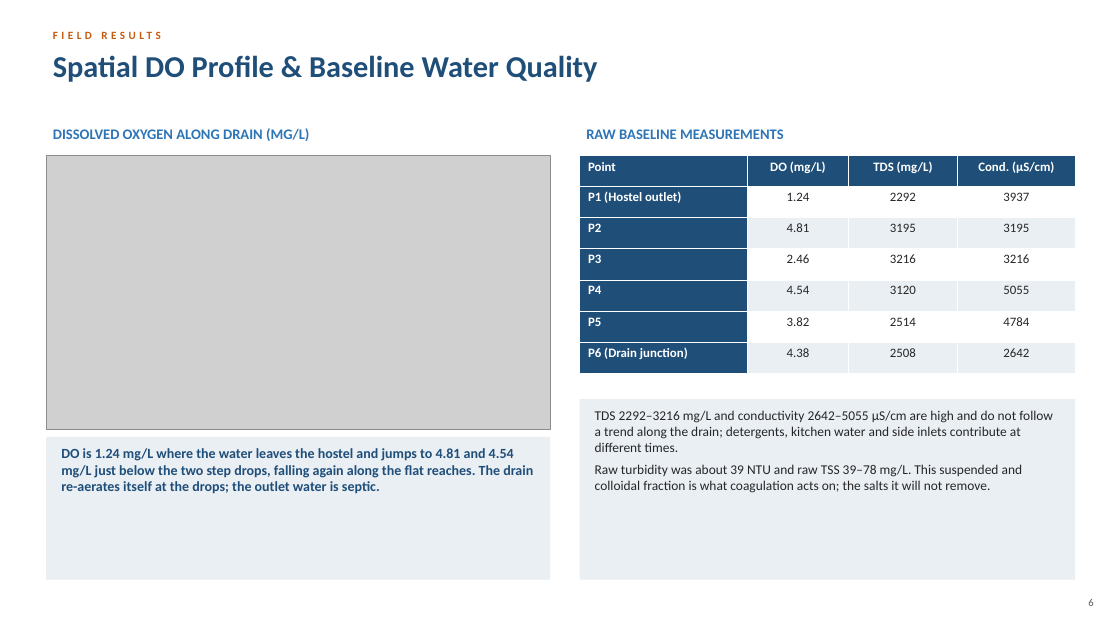
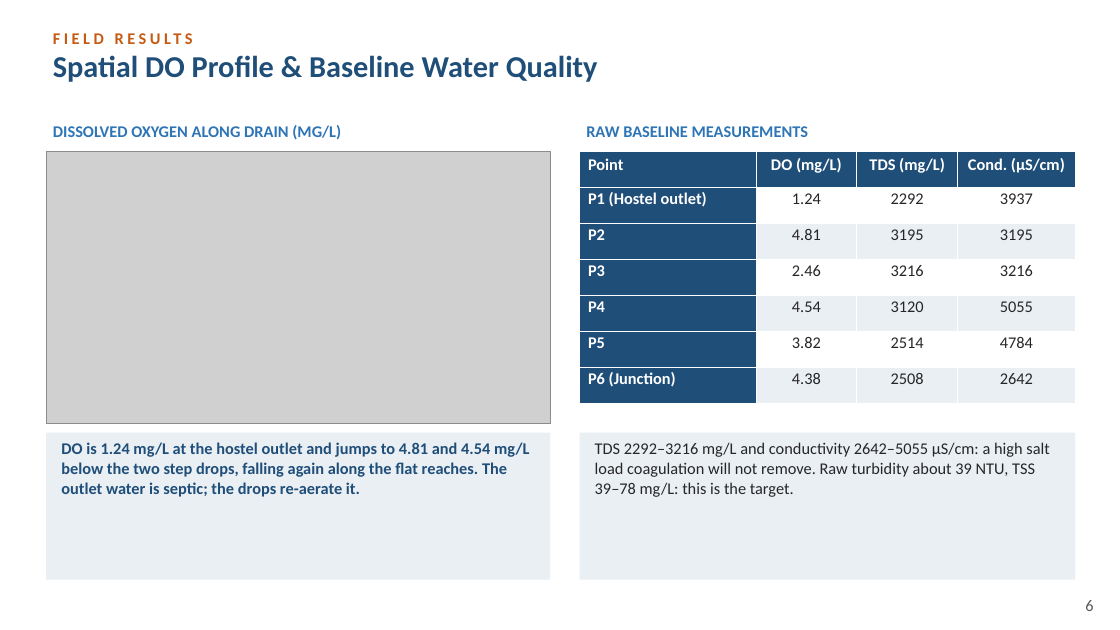
Before and after one commit to vinilverma27-hub/Clinch.ai, a slide deck: slide 6 of docs/btp-report/BTP_Final_Presentation_Kanishka_Saraf_2023CE11023.pptx. Drawn at 1120x630 pixels with LibreOffice and Linux fonts; fonts in the diff are those of the drawing; grey boxes stand for pictures. Boxes give left, top, right and bottom in pixels: in the first picture for what was removed or moved away, otherwise in the second. Text is boxed around its words. In the diff, an @@ line names an element or a change of style, - is before the commit and + after.

```diff
--- a/docs/btp-report/BTP_Final_Presentation_Kanishka_Saraf_2023CE11023.pptx
+++ b/docs/btp-report/BTP_Final_Presentation_Kanishka_Saraf_2023CE11023.pptx
@@ text "FIELD RESULTS" at <box>46,25,802,50</box>: size 9.5 to 14 pt @@
@@ text "DISSOLVED OXYGEN ALONG DRAIN (MG/L)" at <box>53,125,341,140</box>: size 12.5 to 14 pt @@
@@ text "RAW BASELINE MEASUREMENTS" at <box>586,126,808,137</box>: size 12.5 to 14 pt @@
@@ picture: place and size @@
-picture at <box>46,155,550,430</box>
+picture at <box>46,151,550,423</box>
@@ table at <box>580,151,1075,403</box> @@
-row 7, column 1: P6 (Drain junction)
+row 7, column 1: P6 (Junction)
@@ size 11 to 14 pt @@
@@ table: place and size @@
-table at <box>580,155,1075,374</box>
+table at <box>580,151,1075,403</box>
@@ rectangle: place and size @@
-rectangle at <box>46,437,550,580</box>
+rectangle at <box>46,433,550,580</box>
@@ text at <box>61,442,529,497</box>: text changed; size 12 to 14 pt @@
-DO is 1.24 mg/L where the water leaves the hostel and jumps to 4.81 and 4.54 mg/L just below the two step drops, falling again along the flat reaches. The drain re-aerates itself at the drops; the outlet water is septic.
+DO is 1.24 mg/L at the hostel outlet and jumps to 4.81 and 4.54 mg/L below the two step drops, falling again along the flat reaches. The outlet water is septic; the drops re-aerate it.
@@ rectangle: place and size @@
-rectangle at <box>580,399,1075,580</box>
+rectangle at <box>580,433,1075,580</box>
@@ text at <box>595,442,1049,497</box>: text changed; size 11.5 to 14 pt @@
-TDS 2292–3216 mg/L and conductivity 2642–5055 µS/cm are high and do not follow a trend along the drain; detergents, kitchen water and side inlets contribute at different times.
-Raw turbidity was about 39 NTU and raw TSS 39–78 mg/L. This suspended and colloidal fraction is what coagulation acts on; the salts it will not remove.
+TDS 2292–3216 mg/L and conductivity 2642–5055 µS/cm: a high salt load coagulation will not remove. Raw turbidity about 39 NTU, TSS 39–78 mg/L: this is the target.
@@ text "6" at <box>1085,600,1093,611</box>: size 9 to 14 pt @@
```
Also in this commit, not shown: 11 other slides changed, 2 other files.
